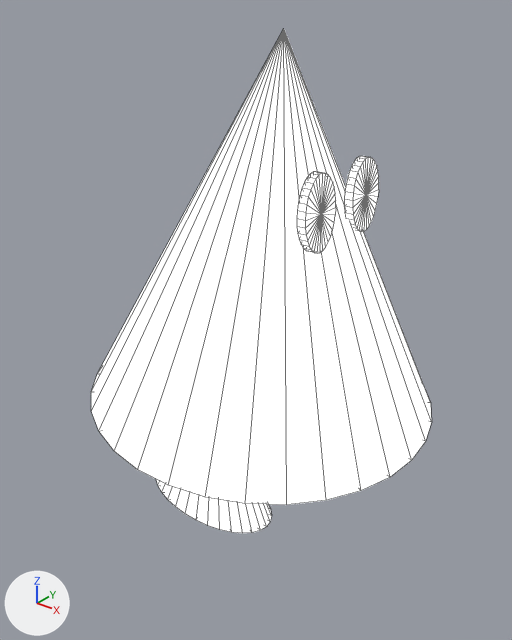
A saved change to the FBX model ShootToThrill/ShootToThrillContent/Modèle/Ennemi1.fbx.
The view is the same before and after, from a 50 mm camera at (0.0248, -0.0287, 0.0251) aimed at (0.0014, 0.0005, 0.007). The axes (+X, +Y, +Z) are drawn at lower left. The lights are the same throughout. Mesh edges are drawn as thin lines.

The older version as bpy lines, for what is in view:
```python
mat_unnamed = principled_material('unnamed')
mat_unnamed.base_color = (0.8, 0.8, 0.8)  # white #e7e7e7
mat_unnamed.roughness = 0.106
mat_unnamed.emission_color = (0.8, 0.8, 0.8)  # white #e7e7e7
mat_unnamed.emission_strength = 1.0
me_mesh = bpy.data.meshes.new('Mesh')
me_mesh.from_pydata(...)  # 234 vertices, 384 faces; spans x -1.0..1.0, y -1.0..1.0, z -1.53..1.0
me_mesh.materials.append(mat_unnamed)  # white #e7e7e7
ob_cone = bpy.data.objects.new('Cone', me_mesh)
ob_cone.location = (0.00285, 0.00001, 0.01292)
ob_cone.rotation_euler = (0.0, 0.0608, 0.0000478)  # degrees (0, 3.5, 0)
ob_cone.scale = (0.01, 0.01, 0.01)
```
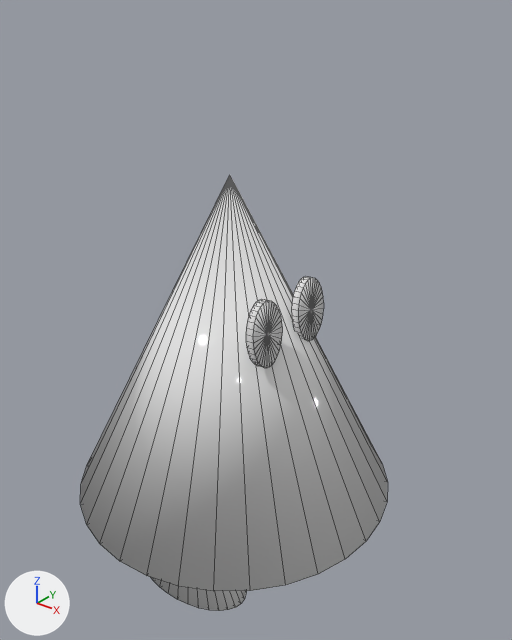
The edits, one by one:
In material 'unnamed' (mat_unnamed), emission_strength is no longer 1.0.
me_mesh has 234 vertices, 384 faces and spans x -1.0..1.0, y -1.0..1.0, z -1.53..1.0.
me_mesh is used by ob_cone; location (0.00285, 0.00001, 0.01292); rotation (0.0, 0.0608, 0.0000478), in degrees (0, 3.5, 0); scale (0.01, 0.01, 0.01).
me_mesh part 1: all faces are now shaded flat (384 of 384 changed).
Object 'Cone' (ob_cone) turns from (0, 3.5, 0) to (0, 0, 0) degrees about x, y and z.
Object 'Cone' (ob_cone) moves from (0.00285, 0.00001, 0.01292) to (0.0, 0.0, 0.00547).

Location of each change, (x1, y1, x2, y2) in pixels of the pictures (512 x 640 px):
'Cone', surface changed, shading changed, moved, turned: before (91, 29, 432, 533); after (80, 175, 388, 611)
